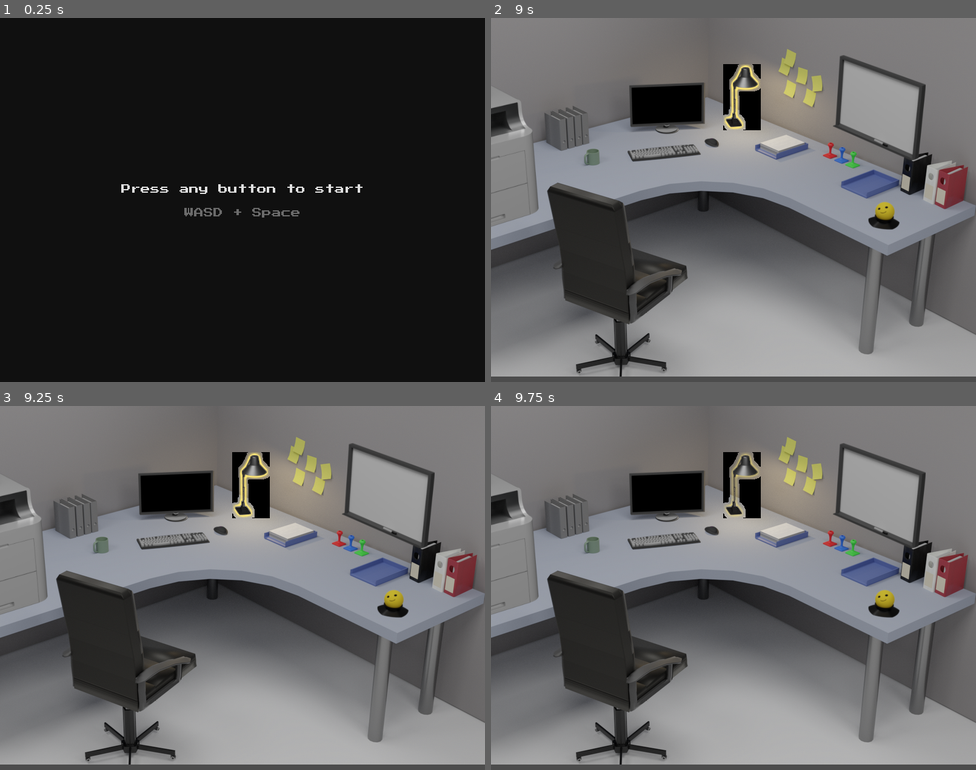
Above: before the commit, frames 1-4 (two rows, left to right).
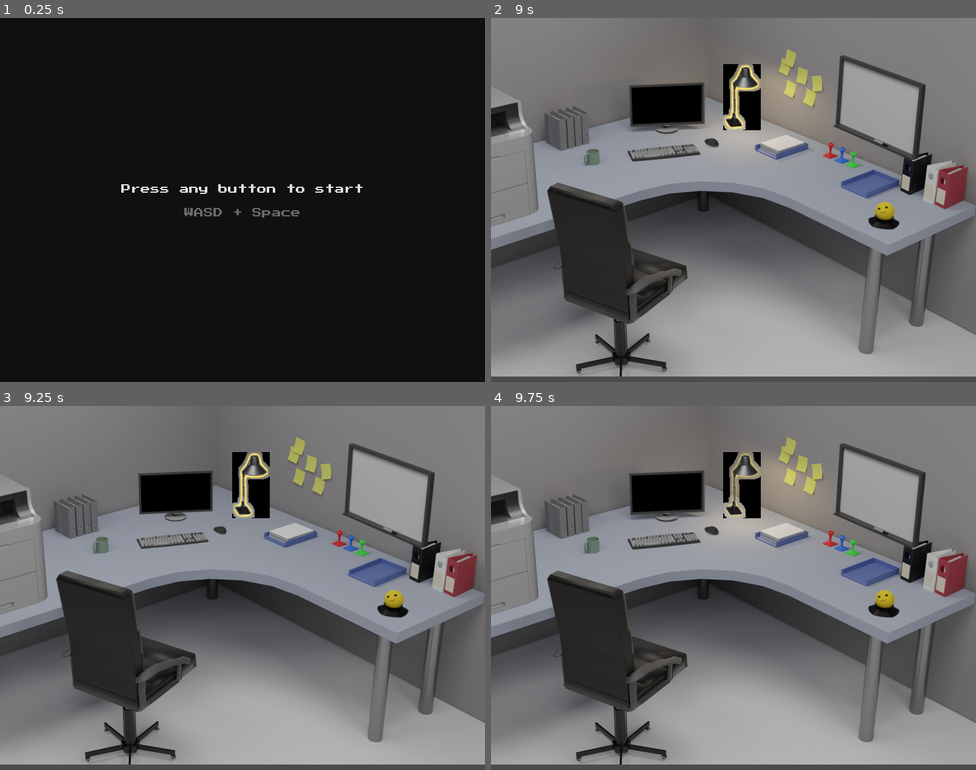
Above: after the commit, the same moments.

Repository: Trizalio/LifeLoop
Game: Godot game, scene res://scenes/main.tscn
The game is run twice, just before and just after one commit, with the same random seed, the same clock (stepped at 60 frames per second) and the same inputs. The engine's default icon, where the game draws it, is replaced by a stand-in: a white triangle on a blue panel in a dark square.
Inputs:
- Up to frame 1 (0.25 s): no input
- Up to frame 2 (9 s): click "Press any button to start" at 0.5 s; click "Press any button to start" at 1.25 s; tap Enter at 2, 8.75 s; hold Right (ui_right) 2.03-2.78 s; tap Space at 2.27, 2.75, 3.02, 4.52, 5.27, 6.02, 7.52, 8.27 s; hold Down (ui_down) 2.78-3.53 s; hold Right (ui_right) 3.53-4.28 s; hold Up (ui_up) 4.28-5.03 s; hold Left (ui_left) 5.03-6.53 s; hold Down (ui_down) 6.53-7.28 s; hold Right (ui_right) 7.28-8.03 s; hold Up (ui_up) 8.03-8.78 s; hold Right (ui_right) from 8.78 s (still down)
- Up to frame 3 (9.25 s): keep holding Right (ui_right); tap Space at 9.02 s
- Up to frame 4 (9.75 s): tap Space at 9.5 s; release Right (ui_right) at 9.53 s; hold Down (ui_down) from 9.53 s (still down)

Frames 1-2 are identical in both runs. In frame 3, 3.4% of the frame differs, in the area x 28-85%, y 13-77%; in frame 4, nothing differs.

Commit message:
lamp

Diff:
--- a/scenes/office.gd
+++ b/scenes/office.gd
@@ -16,6 +16,11 @@
 	elif user_selection_input == InputController.UserSelectionInput.use:
 #		use_seal()
 		if selected_object != null:
+			if selected_object.name == 'lamp':
+				if $Sprite.animation == 'lighting':
+					$Sprite.animation = 'default'
+				else:
+					$Sprite.animation = 'lighting'
 			GameStatus.used_office_item(selected_object.name)
 			var sound = selected_object.get_node('sound')
 			if sound is AudioStreamPlayer2D:
